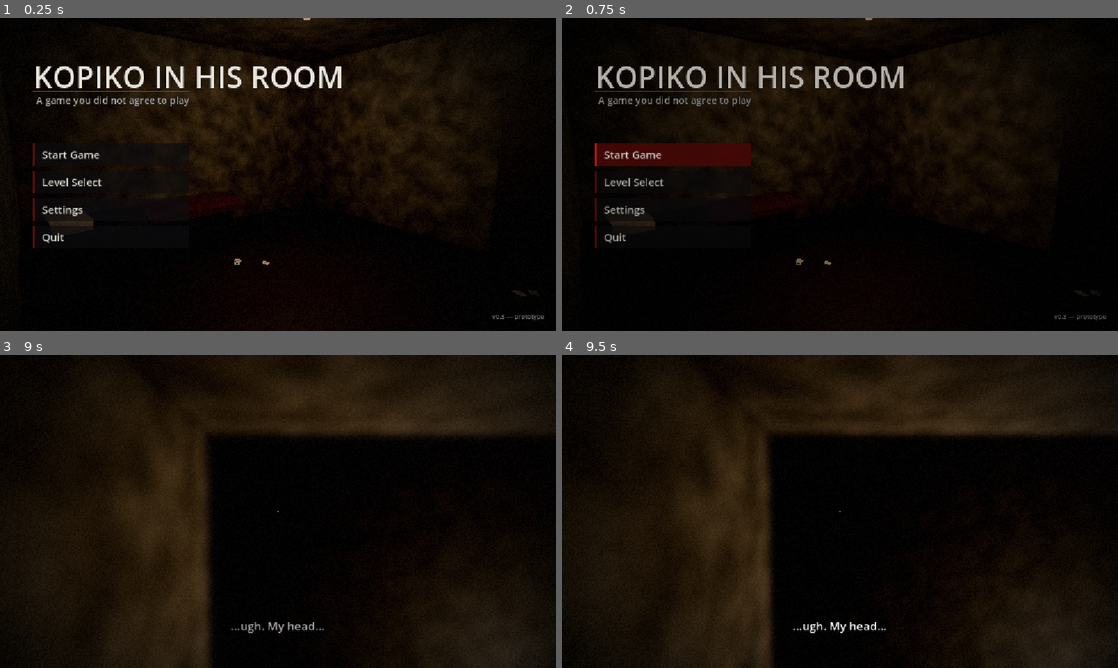
Above: before the commit, frames 1-4 (two rows, left to right).
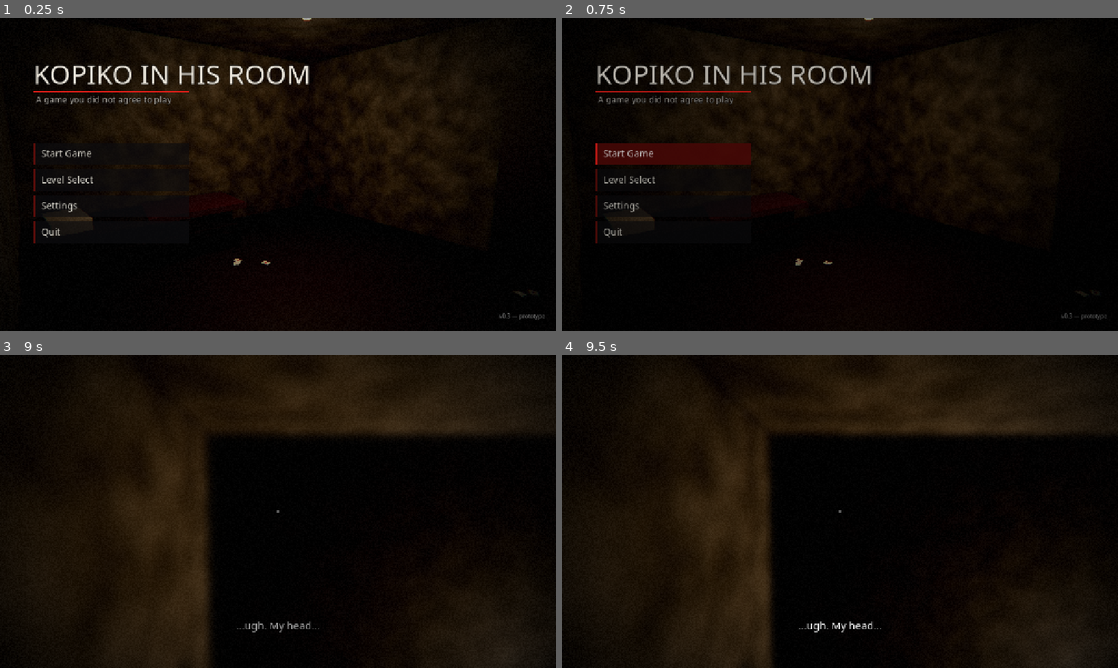
Above: after the commit, the same moments.

Repository: Phiraphongth/Koiko-in-his-room
Game: Godot game, scene res://scenes/menu/main_menu.tscn
Same seed, same stepped clock (60 frames per second), same inputs: the game is played once before the commit and once after it.
Inputs (mouse positions are in pixels of both pictures, inside the frame that each line leads up to):
- Up to frame 1 (0.25 s): no input
- Up to frame 2 (0.75 s): click "Start Game" at 0.5 s
- Up to frame 3 (9 s): click "Start Game" at 1.25 s; tap Enter at 2, 3.5, 5.75, 8.1 s; move the mouse to (400, 495) at 2.02 s; hold D (move_right) 2.03-2.75 s; hold Right mouse button (aim) 2.03-2.75 s; click (400, 495) at 2.17 s; tap Space (jump) at 2.27, 2.75, 4.25, 5.27, 8.27 s; drag from (166, 527) to (250, 574) at 2.77 s; move the mouse to (333, 442) at 3.52 s; hold D (move_right) 3.53-4.25 s; hold R (cycle_item) 3.53-4.25 s; click (333, 442) at 3.67 s; drag from (250, 574) to (111, 464) at 4.27 s; move the mouse to (444, 558) at 5.02 s; hold A (move_left) 5.03-5.75 s; hold Q (hold_breath) 5.03-5.75 s; click (444, 558) at 5.17 s; drag from (111, 464) to (194, 433) at 5.77 s; move the mouse to (305, 511) at 6.52 s; hold S (move_back) 6.53-7.25 s; hold Shift (sprint) 6.53-7.25 s; click (305, 511) at 6.67 s; drag from (194, 433) to (166, 527) at 7.27 s; move the mouse to (400, 495) at 8.02 s; hold W (move_forward) 8.03-8.75 s; click (400, 495) at 8.17 s; drag from (166, 527) to (250, 574) at 8.77 s
- Up to frame 4 (9.5 s): no input

The runs differ from the first frame. In frame 1, 3.8% of the frame differs, in the area x 5-98%, y 0-97%; in frame 2, 3.6%; in frame 3, 0.2%; in frame 4, 0.3%.

Commit message:
Make the game web-ready for itch.io
- Switch to the Compatibility (WebGL 2) renderer, 1280x720 base resolution
- Add 3D render-scale setting (web default 75%, HiDPI-aware); hide window
  size, V-Sync and Quit on web; smaller shadow maps in the browser
- Replace volumetric fog with distance fog at runtime on Compatibility,
  green fog fallback for the level 4 gas leak
- Bundle Noto Sans Thai + DejaVu symbol subset (no system fonts on web)
- Add "Web (itch.io)" export preset and README instructions

Co-Authored-By: Claude Opus 5.5 <noreply@anthropic.com>
Claude-Session: https://claude.ai/code/session_01HngiBje5PCJMpxCQeCovxy

Diff:
--- a/autoload/settings_manager.gd
+++ b/autoload/settings_manager.gd
@@ -1,13 +1,18 @@
 extends Node
 ## Autoload: SettingsManager.
 ## Single owner of every user setting: audio (Master / BGM / SFX buses),
-## graphics (resolution, window mode, vsync, shadow quality), language
+## graphics (resolution, 3D render scale, window mode, vsync, shadow quality), language
 ## (TranslationServer) and gameplay (mouse sensitivity), plus level progress.
 ## Everything is stored in user://settings.cfg via ConfigFile and applied on
 ## boot, so the rest of the game only reads values or listens to signals.
 ##
 ##   SettingsManager.set_value(&"audio", &"sfx_volume", 0.5)
 ##   SettingsManager.get_value(&"graphics", &"shadow_quality")
+##
+## Web (itch.io) build: the browser owns the canvas size, so "resolution" there
+## means the 3D render scale (RENDER_SCALES). Window size / vsync are skipped,
+## shadow maps are smaller, and Forward+-only effects get a fog fallback
+## (see _adapt_environment) whenever the Compatibility renderer is running.
 
 signal settings_changed(section: StringName, key: StringName, value: Variant)
 signal language_changed(locale: String)
@@ -21,9 +26,24 @@
 const LANGUAGES: Dictionary[String, String] = {"en": "English", "th": "ไทย"}
 const RESOLUTIONS: Array[Vector2i] = [
 	Vector2i(1280, 720), Vector2i(1600, 900), Vector2i(1920, 1080), Vector2i(2560, 1440)]
+## 3D resolution as a fraction of the window/canvas. UI is always drawn at full size.
+const RENDER_SCALES: Array[float] = [0.5, 0.67, 0.75, 0.85, 1.0]
+const RENDER_SCALE_DEFAULT_DESKTOP := 4 # 100%
+const RENDER_SCALE_DEFAULT_WEB := 2 # 75% - keeps integrated GPUs / laptops smooth in the browser
+
+## True when running the HTML5 export (itch.io, browser).
+var is_web := OS.has_feature("web")
 
 enum WindowMode { WINDOWED, FULLSCREEN }
 enum ShadowQuality { OFF, LOW, MEDIUM, HIGH }
+
+## Browsers (WebGL 2) get smaller shadow maps: big atlases cost a lot of VRAM there.
+const WEB_SHADOW_PRESETS: Dictionary[int, Dictionary] = {
+	ShadowQuality.OFF: {"directional": 0, "positional": 0, "filter": RenderingServer.SHADOW_QUALITY_HARD},
+	ShadowQuality.LOW: {"directional": 1024, "positional": 1024, "filter": RenderingServer.SHADOW_QUALITY_HARD},
+	ShadowQuality.MEDIUM: {"directional": 2048, "positional": 2048, "filter": RenderingServer.SHADOW_QUALITY_SOFT_LOW},
+	ShadowQuality.HIGH: {"directional": 4096, "positional": 4096, "filter": RenderingServer.SHADOW_QUALITY_SOFT_LOW},
+}
 
 const SHADOW_PRESETS: Dictionary[int, Dictionary] = {
 	ShadowQuality.OFF: {"directional": 0, "positional": 0, "filter": RenderingServer.SHADOW_QUALITY_HARD},
@@ -34,19 +54,26 @@
 
 const DEFAULTS: Dictionary[StringName, Dictionary] = {
 	&"audio": {&"master_volume": 0.9, &"bgm_volume": 0.8, &"sfx_volume": 1.0},
-	&"graphics": {&"resolution": 2, &"window_mode": WindowMode.WINDOWED, &"vsync": true,
-		&"shadow_quality": ShadowQuality.MEDIUM},
+	&"graphics": {&"resolution": 2, &"render_scale": RENDER_SCALE_DEFAULT_DESKTOP,
+		&"window_mode": WindowMode.WINDOWED, &"vsync": true, &"shadow_quality": ShadowQuality.MEDIUM},
 	&"language": {&"locale": "en"},
 	&"gameplay": {&"mouse_sensitivity": 0.003, &"invert_y": false},
 	&"progress": {&"unlocked_levels": 1}, # how many entries of GameManager.LEVEL_ORDER are playable
 }
 
+## Volumetric density -> distance-fog density. Distance fog has no light
+## scattering, so it reads thinner; tune here if levels look too clear / murky.
+const WEB_FOG_DENSITY_FACTOR := 1.4
+
 var _config := ConfigFile.new()
+var _booted := false
 
 
 func _ready() -> void:
 	process_mode = Node.PROCESS_MODE_ALWAYS
 	load_settings()
+	# Every scene brings its own WorldEnvironment; adapt each one as it enters the tree.
+	get_tree().node_added.connect(_on_node_added)
 
 
 # =========================================================================
@@ -58,6 +85,7 @@
 	if err != OK and err != ERR_FILE_NOT_FOUND:
 		push_warning("SettingsManager: could not read %s (%s), using defaults" % [CONFIG_PATH, error_string(err)])
 	apply_all()
+	_booted = true
 
 
 func save_settings() -> void:
@@ -67,7 +95,14 @@
 
 
 func get_value(section: StringName, key: StringName) -> Variant:
-	return _config.get_value(section, key, DEFAULTS[section][key])
+	return _config.get_value(section, key, get_default(section, key))
+
+
+## Platform-aware default (the web build starts at a lower 3D render scale).
+func get_default(section: StringName, key: StringName) -> Variant:
+	if is_web and section == &"graphics" and key == &"render_scale":
+		return RENDER_SCALE_DEFAULT_WEB
+	return DEFAULTS[section][key]
 
 
 ## Stores, applies and saves one setting.
@@ -83,7 +118,7 @@
 	for section: StringName in DEFAULTS:
 		for key: StringName in DEFAULTS[section]:
 			if section != &"progress":
-				_config.set_value(section, key, DEFAULTS[section][key])
+				_config.set_value(section, key, get_default(section, key))
 	apply_all()
 	save_settings()
 
@@ -132,9 +167,12 @@
 	match key:
 		&"resolution", &"window_mode":
 			_apply_window()
+		&"render_scale":
+			_apply_render_scale(int(value))
 		&"vsync":
-			DisplayServer.window_set_vsync_mode(
-				DisplayServer.VSYNC_ENABLED if value else DisplayServer.VSYNC_DISABLED)
+			if not is_web: # the browser always syncs to the display
+				DisplayServer.window_set_vsync_mode(
+					DisplayServer.VSYNC_ENABLED if value else DisplayServer.VSYNC_DISABLED)
 		&"shadow_quality":
 			_apply_shadows(int(value))
 
@@ -143,6 +181,14 @@
 	if DisplayServer.get_name() == "headless":
 		return
 	var mode: int = get_value(&"graphics", &"window_mode")
+	if is_web:
+		# The page sizes the canvas. Fullscreen only works from a click, so it is
+		# never forced at boot - only when the player picks it in Settings.
+		if mode == WindowMode.FULLSCREEN and _booted:
+			DisplayServer.window_set_mode(DisplayServer.WINDOW_MODE_FULLSCREEN)
+		elif mode == WindowMode.WINDOWED:
+			DisplayServer.window_set_mode(DisplayServer.WINDOW_MODE_WINDOWED)
+		return
 	if mode == WindowMode.FULLSCREEN:
 		DisplayServer.window_set_mode(DisplayServer.WINDOW_MODE_FULLSCREEN)
 		return
@@ -155,8 +201,22 @@
 	DisplayServer.window_set_position(usable.position + (usable.size - size) / 2)
 
 
+func _apply_render_scale(index: int) -> void:
+	var tree := get_tree()
+	if tree == null or tree.root == null:
+		return
+	var scale: float = RENDER_SCALES[clampi(index, 0, RENDER_SCALES.size() - 1)]
+	if is_web:
+		# High-DPI screens (Retina, phones) report 2-3x the CSS pixels; render 3D
+		# against CSS pixels instead so a fullscreen canvas stays affordable.
+		scale /= maxf(DisplayServer.screen_get_scale(), 1.0)
+	tree.root.scaling_3d_mode = Viewport.SCALING_3D_MODE_BILINEAR # the only mode Compatibility supports
+	tree.root.scaling_3d_scale = clampf(scale, 0.25, 1.0)
+
+
 func _apply_shadows(quality: int) -> void:
-	var preset: Dictionary = SHADOW_PRESETS[clampi(quality, 0, ShadowQuality.HIGH)]
+	var presets: Dictionary[int, Dictionary] = WEB_SHADOW_PRESETS if is_web else SHADOW_PRESETS
+	var preset: Dictionary = presets[clampi(quality, 0, ShadowQuality.HIGH)]
 	RenderingServer.directional_shadow_atlas_set_size(preset.directional, true)
 	RenderingServer.directional_soft_shadow_filter_set_quality(preset.filter)
 	RenderingServer.positional_soft_shadow_filter_set_quality(preset.filter)
@@ -166,6 +226,42 @@
 
 
 # =========================================================================
+# Renderer fallback
+# =========================================================================
+
+## True when running the Compatibility (OpenGL / WebGL 2) renderer - always the
+## case on the web, and the project default so the editor shows the web look.
+func is_compatibility_renderer() -> bool:
+	return RenderingServer.get_current_rendering_method() == "gl_compatibility"
+
+
+func _on_node_added(node: Node) -> void:
+	if node is WorldEnvironment:
+		_adapt_environment.call_deferred(node)
+
+
+## Compatibility has no volumetric fog, SSAO or SSR. The levels lean on volumetric
+## fog for their mood, so swap it for regular distance fog in a dark tint. On
+## Forward+ nothing changes, so switching the renderer back restores the original.
+func _adapt_environment(world: WorldEnvironment) -> void:
+	if not is_instance_valid(world) or world.environment == null or not is_compatibility_renderer():
+		return
+	var env := world.environment
+	if env.has_meta(&"web_adapted") or not env.volumetric_fog_enabled:
+		return
+	env = env.duplicate() # do not touch the shared scene resource
+	env.set_meta(&"web_adapted", true)
+	env.fog_enabled = true
+	env.fog_mode = Environment.FOG_MODE_EXPONENTIAL
+	env.fog_density = env.volumetric_fog_density * WEB_FOG_DENSITY_FACTOR
+	env.fog_light_color = env.ambient_light_color.darkened(0.35)
+	env.fog_light_energy = 1.0
+	env.fog_sky_affect = 1.0
+	env.fog_aerial_perspective = 0.0
+	world.environment = env
+
+
+# =========================================================================
 # Convenience
 # =========================================================================
 
--- /dev/null
+++ b/fonts/game_font.tres
@@ -0,0 +1,8 @@
+[gd_resource type="FontVariation" format=3]
+
+[ext_resource type="FontFile" path="res://fonts/NotoSansThai-Regular.ttf" id="1_po3qk"]
+[ext_resource type="FontFile" path="res://fonts/DejaVuSans-Symbols.ttf" id="2_1k4jn"]
+
+[resource]
+fallbacks = Array[Font]([ExtResource("2_1k4jn")])
+base_font = ExtResource("1_po3qk")
--- a/localization/ui.csv
+++ b/localization/ui.csv
@@ -21,6 +21,7 @@
 SETTINGS_SFX_VOLUME,Sound Effects,เสียงประกอบ
 SETTINGS_GRAPHICS,Graphics,ภาพ
 SETTINGS_RESOLUTION,Resolution,ความละเอียด
+SETTINGS_RENDER_SCALE,3D Resolution,ความละเอียดภาพ 3D
 SETTINGS_WINDOW_MODE,Window Mode,โหมดหน้าต่าง
 SETTINGS_WINDOWED,Windowed,หน้าต่าง
 SETTINGS_FULLSCREEN,Fullscreen,เต็มจอ
--- a/project.godot
+++ b/project.godot
@@ -12,7 +12,7 @@
 
 config/name="Kopiko in hisroom"
 run/main_scene="res://scenes/menu/main_menu.tscn"
-config/features=PackedStringArray("4.7", "Forward Plus")
+config/features=PackedStringArray("4.7", "GL Compatibility")
 config/icon="res://icon.svg"
 
 [audio]
@@ -29,11 +29,18 @@
 
 [display]
 
+window/size/viewport_width=1280
+window/size/viewport_height=720
 window/stretch/mode="canvas_items"
 window/stretch/aspect="expand"
 
+[gui]
+
+theme/custom_font="res://fonts/game_font.tres"
+
 [internationalization]
 
+locale/include_text_server_data=true
 locale/translations=PackedStringArray("res://localization/ui.en.translation", "res://localization/ui.th.translation")
 
 [layer_names]
@@ -50,4 +57,7 @@
 
 [rendering]
 
+renderer/rendering_method="gl_compatibility"
+renderer/rendering_method.mobile="gl_compatibility"
 rendering_device/driver.windows="d3d12"
+limits/opengl/max_lights_per_object=16
--- a/scenes/levels/level_4_valve/level_4.gd
+++ b/scenes/levels/level_4_valve/level_4.gd
@@ -205,6 +205,7 @@
 		&"gas_leak":
 			_leaking = true
 			_gas.visible = true
+			_gas_fog_fallback()
 			_fx.set_blur(1.2)
 			_npc.change_stat(&"fear", 2)
 			_announcer.announce("L4_PA_LEAK", false)
@@ -214,6 +215,21 @@
 				button.hide_label()
 			_announcer.announce("L4_PA_COMMS", false)
 			EventBus.subtitle_requested.emit("L4_SAY_COMMS", 4.0)
+
+
+## FogVolume needs Forward+. On the Compatibility renderer (web build) tint the
+## room's distance fog green instead, so the leak still reads on screen.
+func _gas_fog_fallback() -> void:
+	if not SettingsManager.is_compatibility_renderer():
+		return
+	var world := get_node_or_null(^"WorldEnvironment") as WorldEnvironment
+	if world == null or world.environment == null:
+		return
+	var env := world.environment
+	env.fog_enabled = true
+	var tween := create_tween().set_parallel()
+	tween.tween_property(env, ^"fog_light_color", Color(0.2, 0.34, 0.14), 5.0)
+	tween.tween_property(env, ^"fog_density", env.fog_density + 0.06, 5.0)
 
 
 # =========================================================================
--- a/scenes/menu/main_menu.gd
+++ b/scenes/menu/main_menu.gd
@@ -31,6 +31,7 @@
 	_level_button.pressed.connect(func() -> void: _show_panel(_level_select))
 	_settings_button.pressed.connect(func() -> void: _show_panel(_settings_panel))
 	_quit_button.pressed.connect(_on_quit)
+	_quit_button.visible = not SettingsManager.is_web # a browser tab cannot be quit from the game
 	_back_button.pressed.connect(_close_panels)
 	_settings_panel.closed.connect(_close_panels)
 	SettingsManager.language_changed.connect(func(_locale: String) -> void: _build_level_list())
--- a/ui/settings_panel.gd
+++ b/ui/settings_panel.gd
@@ -39,15 +39,21 @@
 	box.add_child(_slider_row(&"SETTINGS_SFX_VOLUME", &"audio", &"sfx_volume", 0.0, 1.0, 0.05))
 
 	box.add_child(_title(&"SETTINGS_GRAPHICS", 17, Color(0.65, 0.65, 0.6)))
-	var resolutions: Array[StringName] = []
-	for size in SettingsManager.RESOLUTIONS:
-		resolutions.append(StringName("%d x %d" % [size.x, size.y])) # not translated
-	box.add_child(_option_row(&"SETTINGS_RESOLUTION", &"graphics", &"resolution", resolutions, false))
+	if not SettingsManager.is_web: # in the browser the page decides the canvas size
+		var resolutions: Array[StringName] = []
+		for size in SettingsManager.RESOLUTIONS:
+			resolutions.append(StringName("%d x %d" % [size.x, size.y])) # not translated
+		box.add_child(_option_row(&"SETTINGS_RESOLUTION", &"graphics", &"resolution", resolutions, false))
+	var scales: Array[StringName] = []
+	for scale in SettingsManager.RENDER_SCALES:
+		scales.append(StringName("%d%%" % roundi(scale * 100.0))) # not translated
+	box.add_child(_option_row(&"SETTINGS_RENDER_SCALE", &"graphics", &"render_scale", scales, false))
 	box.add_child(_option_row(&"SETTINGS_WINDOW_MODE", &"graphics", &"window_mode",
 		[&"SETTINGS_WINDOWED", &"SETTINGS_FULLSCREEN"]))
 	box.add_child(_option_row(&"SETTINGS_SHADOW_QUALITY", &"graphics", &"shadow_quality",
 		[&"SETTINGS_SHADOW_OFF", &"SETTINGS_SHADOW_LOW", &"SETTINGS_SHADOW_MEDIUM", &"SETTINGS_SHADOW_HIGH"]))
-	box.add_child(_toggle_row(&"SETTINGS_VSYNC", &"graphics", &"vsync"))
+	if not SettingsManager.is_web: # browsers always vsync
+		box.add_child(_toggle_row(&"SETTINGS_VSYNC", &"graphics", &"vsync"))
 
 	box.add_child(_title(&"SETTINGS_GAMEPLAY", 17, Color(0.65, 0.65, 0.6)))
 	box.add_child(_slider_row(&"SETTINGS_MOUSE_SENSITIVITY", &"gameplay", &"mouse_sensitivity", 0.001, 0.008, 0.0005))
Not shown, added: export_presets.cfg
Binary file added: fonts/DejaVuSans-Symbols.ttf
Not shown, added: fonts/DejaVuSans-Symbols.ttf.import
Not shown, added: fonts/LICENSES.txt
Binary file added: fonts/NotoSansThai-Regular.ttf
Not shown, added: fonts/NotoSansThai-Regular.ttf.import
Not shown, added: fonts/OFL.txt
Binary file changed: localization/ui.en.translation
Binary file changed: localization/ui.th.translation
Not shown, changed: README.md
